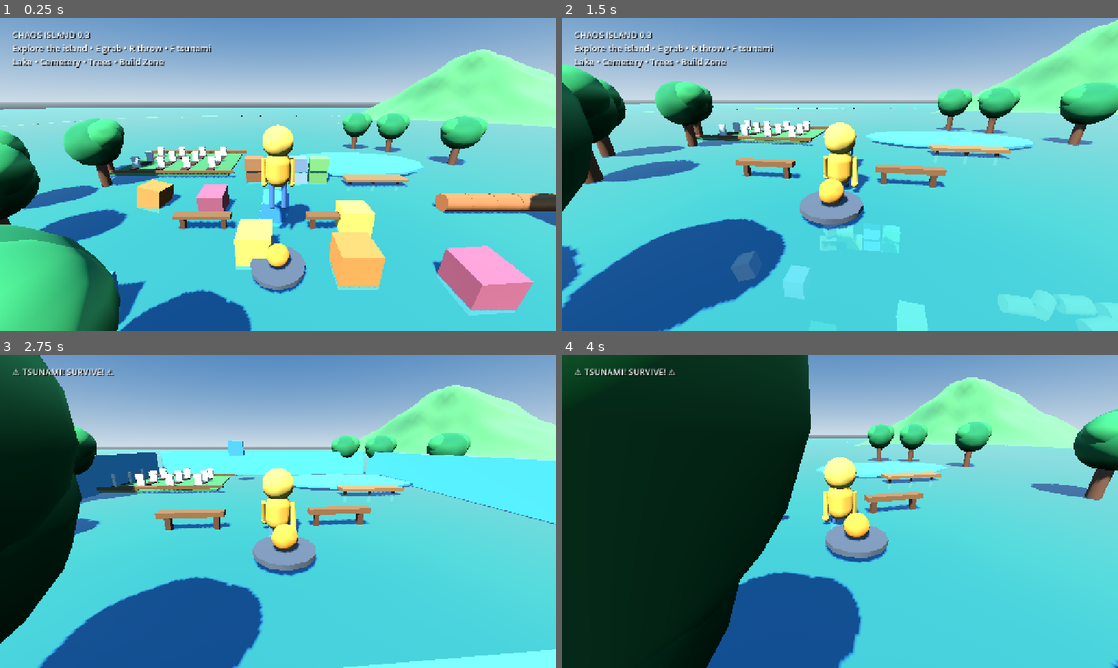
Above: before the commit, frames 1-4 (two rows, left to right).
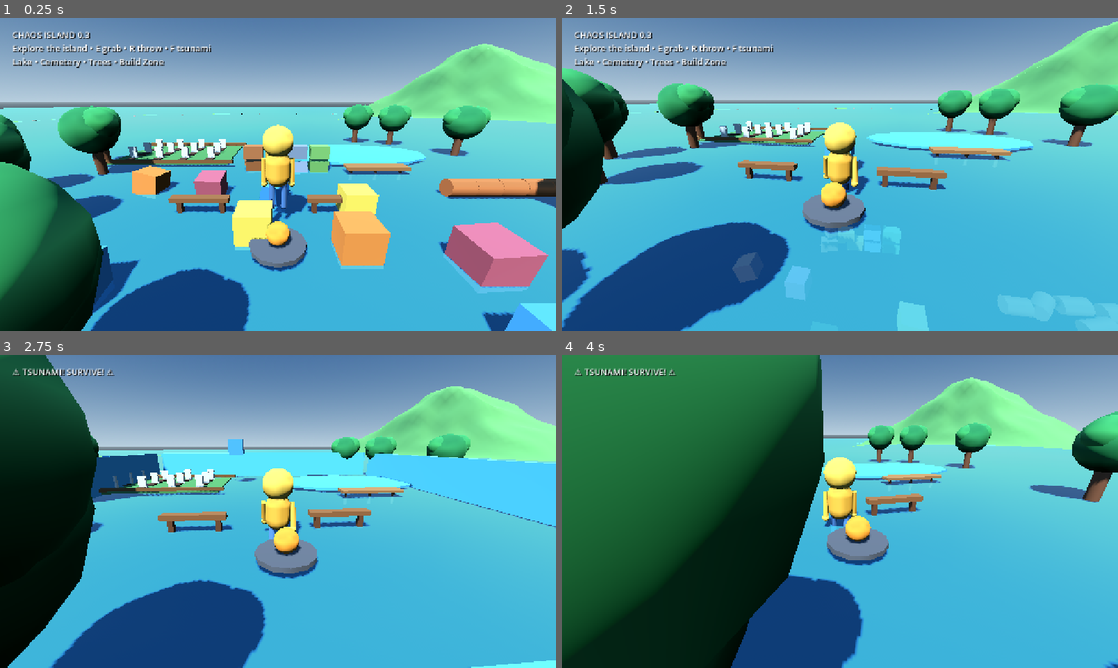
Above: after the commit, the same moments.

Repository: manojoffl-git/chaos-island-build
Game: Godot game, scene res://scenes/Main.tscn
Two runs of this game, one before a commit and one after it. Both use one fixed random seed, a clock stepped at 60 frames per second and the inputs below.
Inputs (mouse positions are in pixels of both pictures, inside the frame that each line leads up to):
- Up to frame 1 (0.25 s): no input
- Up to frame 2 (1.5 s): tap Enter at 0.5 s; move the mouse to (867, 174) at 0.52 s; hold W (move_forward) from 0.53 s (still down); tap E (grab) at 0.6 s; click (867, 174) at 0.67 s; tap Space (jump) at 0.77 s; move the mouse to (812, 174) at 1.27 s; tap R (throw) at 1.35 s
- Up to frame 3 (2.75 s): keep holding W (move_forward); tap Space (jump) at 1.52 s; move the mouse to (289, 505) at 2.02 s; tap F at 2.1 s
- Up to frame 4 (4 s): keep holding W (move_forward); move the mouse to (834, 517) at 2.77 s; tap E (grab) at 2.85 s; click (834, 517) at 2.92 s; tap Space (jump) at 3.02, 3.77 s; move the mouse to (878, 514) at 3.52 s; tap R (throw) at 3.6 s

The runs differ from the first frame. In frame 1, 69% of the frame differs, in the area x 0-100%, y 0-100%; in frame 2, 62%; in frame 3, 64%; in frame 4, 68%.

Commit message:
Adjust island scene lighting and safe flatland player spawn

Diff:
--- a/scenes/Main.tscn
+++ b/scenes/Main.tscn
@@ -5,10 +5,10 @@
 [ext_resource path="res://scripts/island_generator.gd" type="Script" id="3_island"]
 
 [sub_resource type="ProceduralSkyMaterial" id="ProceduralSkyMaterial_main"]
-sky_top_color = Color(0.18, 0.35, 0.58, 1)
-sky_horizon_color = Color(0.67, 0.75, 0.82, 1)
-ground_bottom_color = Color(0.08, 0.11, 0.14, 1)
-ground_horizon_color = Color(0.52, 0.58, 0.61, 1)
+sky_top_color = Color(0.16, 0.28, 0.45, 1)
+sky_horizon_color = Color(0.58, 0.68, 0.76, 1)
+ground_bottom_color = Color(0.06, 0.08, 0.1, 1)
+ground_horizon_color = Color(0.43, 0.49, 0.53, 1)
 sun_angle_max = 18.0
 sun_curve = 0.08
 
@@ -19,8 +19,8 @@
 background_mode = 2
 sky = SubResource("Sky_main")
 ambient_light_source = 3
-ambient_light_color = Color(0.72, 0.78, 0.84, 1)
-ambient_light_energy = 0.62
+ambient_light_color = Color(0.62, 0.69, 0.76, 1)
+ambient_light_energy = 0.42
 tonemap_mode = 2
 glow_enabled = false
 
@@ -36,7 +36,7 @@
 
 [node name="Sun" type="DirectionalLight3D" parent="."]
 rotation_degrees = Vector3(-55, -25, 0)
-light_energy = 0.9
+light_energy = 0.72
 shadow_enabled = true
 
 [node name="Island" type="StaticBody3D" parent="."]
@@ -59,7 +59,7 @@
 [node name="BuildZone" type="Node3D" parent="."]
 
 [node name="Player" type="CharacterBody3D" parent="."]
-position = Vector3(0, 3.0, 6)
+position = Vector3(0, 2.0, 6)
 script = ExtResource("2_player")
 
 [node name="Collision" type="CollisionShape3D" parent="Player"]
